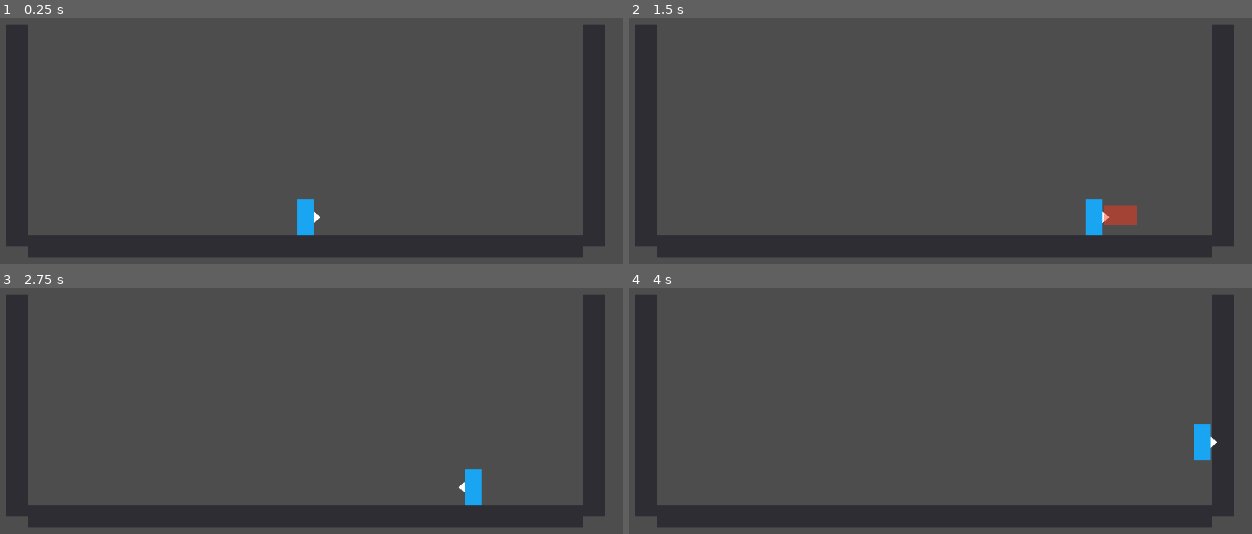
Above: before the commit, frames 1-4 (two rows, left to right).
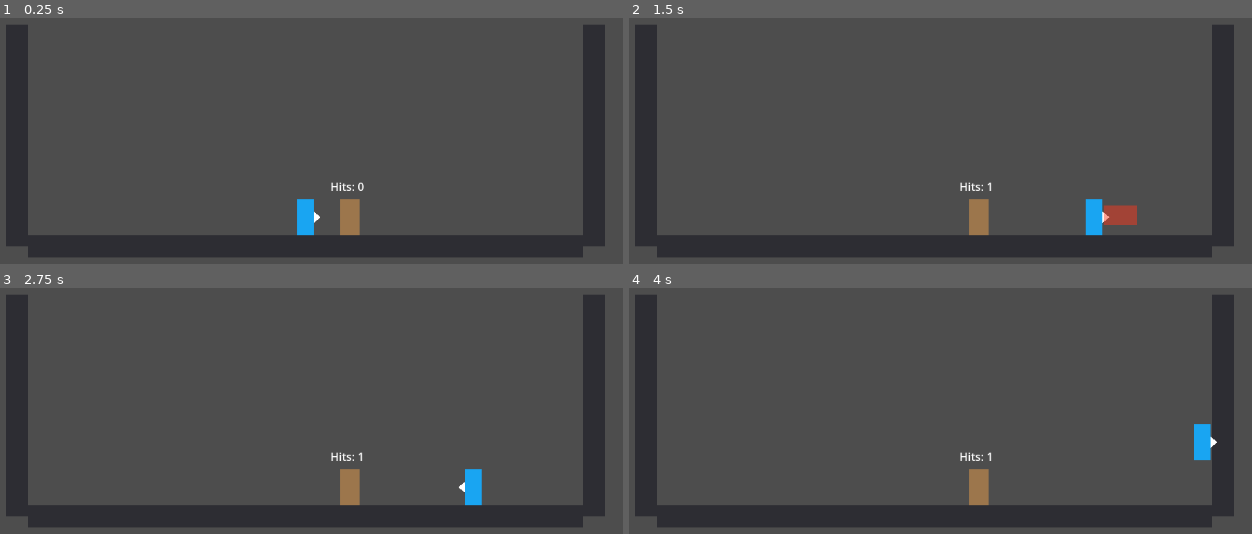
Above: after the commit, the same moments.

Repository: viennguyen2412/stick-rush-last-floor
Game: Godot game, scene res://scenes/levels/DebugArena.tscn
Two runs of this game, one before a commit and one after it. Both use one fixed random seed, a clock stepped at 60 frames per second and the inputs below.
Inputs:
- Up to frame 1 (0.25 s): no input
- Up to frame 2 (1.5 s): tap Enter at 0.5 s; hold D (move_right) from 0.53 s (still down); tap J (attack) at 0.6, 1.35 s; tap Space (jump_dash) at 0.77 s
- Up to frame 3 (2.75 s): tap Space (jump_dash) at 1.52 s; release D (move_right) at 2.03 s; hold A (move_left) from 2.03 s (still down); tap L (dodge_parry) at 2.1 s; tap J (attack) at 2.3 s
- Up to frame 4 (4 s): release A (move_left) at 2.78 s; hold D (move_right) from 2.78 s (still down); tap J (attack) at 2.85, 3.6 s; tap Space (jump_dash) at 3.02, 3.77 s

The runs differ from the first frame. In frame 1, 0.6% of the frame differs, in the area x 53-59%, y 66-89%; in frame 2, 0.6%; in frame 3, 0.6%; in frame 4, 0.6%.

Commit message:
Use damage packet team for hitbox collisions

Diff:
--- /dev/null
+++ b/scenes/combat/DebugHitTarget.tscn
@@ -0,0 +1,21 @@
+[gd_scene load_steps=3 format=3]
+
+[ext_resource type="Script" path="res://scripts/combat/debug_hit_target.gd" id="1_debug_hit_target"]
+[ext_resource type="PackedScene" path="res://scenes/combat/Hurtbox.tscn" id="2_hurtbox"]
+
+[node name="DebugHitTarget" type="Node2D"]
+script = ExtResource("1_debug_hit_target")
+
+[node name="Visual" type="Polygon2D" parent="."]
+color = Color(0.84, 0.26, 0.24, 1)
+polygon = PackedVector2Array(-14, -52, 14, -52, 14, 0, -14, 0)
+
+[node name="Hurtbox" parent="." instance=ExtResource("2_hurtbox")]
+position = Vector2(0, -26)
+
+[node name="HitCountLabel" type="Label" parent="."]
+offset_left = -28.0
+offset_top = -82.0
+offset_right = 72.0
+offset_bottom = -56.0
+text = "Hits: 0"
--- a/scenes/combat/Hitbox.tscn
+++ b/scenes/combat/Hitbox.tscn
@@ -1,9 +1,18 @@
-[gd_scene format=3 uid="uid://bhtmt3rphuy23"]
+[gd_scene load_steps=5 format=3 uid="uid://bhtmt3rphuy23"]
 
 [ext_resource type="Script" uid="uid://bx2uw4f6bx60g" path="res://scripts/combat/hitbox.gd" id="1_hitbox"]
+[ext_resource type="Script" path="res://scripts/combat/damage_packet.gd" id="2_damage_packet"]
 
 [sub_resource type="RectangleShape2D" id="RectangleShape2D_hitbox"]
 size = Vector2(42, 26)
+
+[sub_resource type="Resource" id="Resource_default_damage_packet"]
+script = ExtResource("2_damage_packet")
+damage = 10.0
+knockback = Vector2(180, -60)
+hitstop = 0.05
+stun = 0.15
+team = 1
 
 [node name="Hitbox" type="Area2D" unique_id=125407776]
 visible = false
@@ -12,6 +21,7 @@
 monitoring = false
 monitorable = false
 script = ExtResource("1_hitbox")
+damage_packet = SubResource("Resource_default_damage_packet")
 team = 1
 
 [node name="CollisionShape2D" type="CollisionShape2D" parent="." unique_id=283618575]
--- a/scenes/levels/DebugArena.tscn
+++ b/scenes/levels/DebugArena.tscn
@@ -1,6 +1,7 @@
-[gd_scene format=3 uid="uid://cxeujvits1u3y"]
+[gd_scene load_steps=5 format=3 uid="uid://cxeujvits1u3y"]
 
 [ext_resource type="PackedScene" path="res://scenes/player/Player.tscn" id="1_player"]
+[ext_resource type="PackedScene" path="res://scenes/combat/DebugHitTarget.tscn" id="2_debug_hit_target"]
 
 [sub_resource type="RectangleShape2D" id="RectangleShape2D_floor"]
 size = Vector2(800, 32)
@@ -46,5 +47,8 @@
 [node name="Player" parent="." unique_id=172281562 instance=ExtResource("1_player")]
 position = Vector2(0, 284)
 
+[node name="EnemyDebugTarget" parent="." instance=ExtResource("2_debug_hit_target")]
+position = Vector2(64, 284)
+
 [node name="Camera2D" type="Camera2D" parent="." unique_id=1455151369]
 position = Vector2(0, 140)
--- /dev/null
+++ b/scripts/combat/debug_hit_target.gd
@@ -0,0 +1,55 @@
+extends Node2D
+
+
+@export var hurtbox_path: NodePath = ^"Hurtbox"
+@export var label_path: NodePath = ^"HitCountLabel"
+@export var visual_path: NodePath = ^"Visual"
+@export var flash_duration: float = 0.12
+
+var _hit_count: int = 0
+var _flash_time_left: float = 0.0
+var _base_color: Color = Color(0.84, 0.26, 0.24, 1.0)
+var _hit_color: Color = Color(1.0, 0.85, 0.15, 1.0)
+var _hurtbox: Hurtbox
+var _label: Label
+var _visual: Polygon2D
+
+
+func _ready() -> void:
+	_hurtbox = get_node_or_null(hurtbox_path) as Hurtbox
+	_label = get_node_or_null(label_path) as Label
+	_visual = get_node_or_null(visual_path) as Polygon2D
+
+	if _visual != null:
+		_base_color = _visual.color
+
+	if _hurtbox != null:
+		_hurtbox.hit_received.connect(_on_hit_received)
+
+	_update_label()
+
+
+func _process(delta: float) -> void:
+	if _flash_time_left <= 0.0:
+		return
+
+	_flash_time_left -= delta
+	if _flash_time_left <= 0.0 and _visual != null:
+		_visual.color = _base_color
+
+
+func _on_hit_received(_source: Hitbox, _damage_packet: DamagePacket) -> void:
+	_hit_count += 1
+	_flash_time_left = flash_duration
+
+	if _visual != null:
+		_visual.color = _hit_color
+
+	_update_label()
+
+
+func _update_label() -> void:
+	if _label == null:
+		return
+
+	_label.text = "Hits: %d" % _hit_count
--- a/scripts/combat/hitbox.gd
+++ b/scripts/combat/hitbox.gd
@@ -10,7 +10,6 @@
 
 var _hit_targets: Array[Hurtbox] = []
 var _was_monitoring: bool = false
-var _is_hit_consumed: bool = false
 
 
 func _ready() -> void:
@@ -38,7 +37,6 @@
 func _update_activation_state() -> void:
 	if monitoring and not _was_monitoring:
 		_hit_targets.clear()
-		_is_hit_consumed = false
 
 	_was_monitoring = monitoring
 
@@ -50,32 +48,25 @@
 			continue
 
 		_try_hit(hurtbox)
-		if _is_hit_consumed:
-			return
 
 
 func _try_hit(hurtbox: Hurtbox) -> void:
-	if _is_hit_consumed:
-		return
-
 	if _hit_targets.has(hurtbox):
 		return
 
-	if team == hurtbox.team:
+	if damage_packet == null:
 		return
 
-	_is_hit_consumed = true
+	if _get_attack_team(damage_packet) == hurtbox.team:
+		return
+
 	_hit_targets.append(hurtbox)
 	hurtbox.receive_hit(self, damage_packet)
 	hit.emit(hurtbox, damage_packet)
-	_disable_after_hit()
 
 
-func _disable_after_hit() -> void:
-	set_deferred("monitoring", false)
-	visible = false
+func _get_attack_team(packet: DamagePacket) -> int:
+	if packet.team != 0:
+		return packet.team
 
-	for child: Node in get_children():
-		var collision_shape: CollisionShape2D = child as CollisionShape2D
-		if collision_shape != null:
-			collision_shape.set_deferred("disabled", true)
+	return team
Not shown, added: scripts/combat/debug_hit_target.gd.uid
